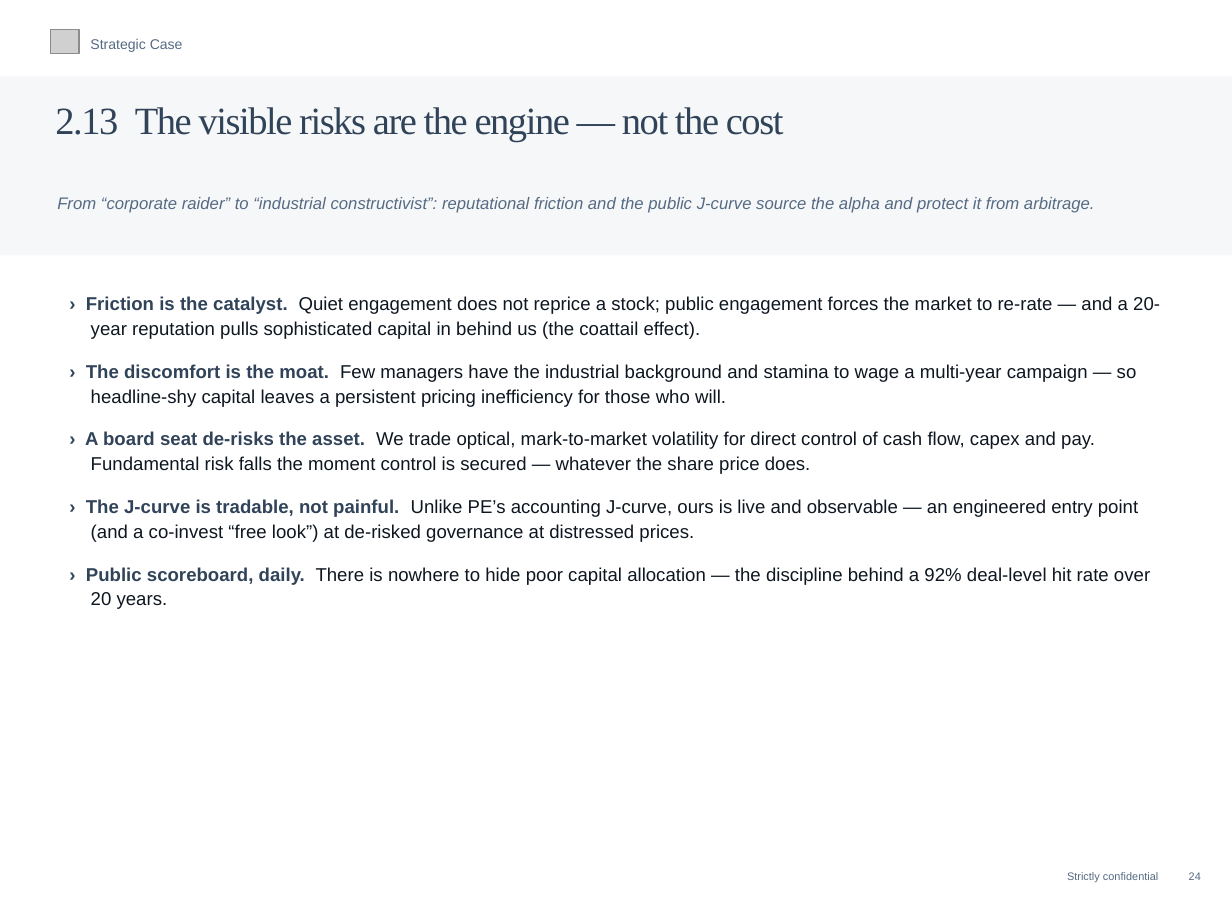
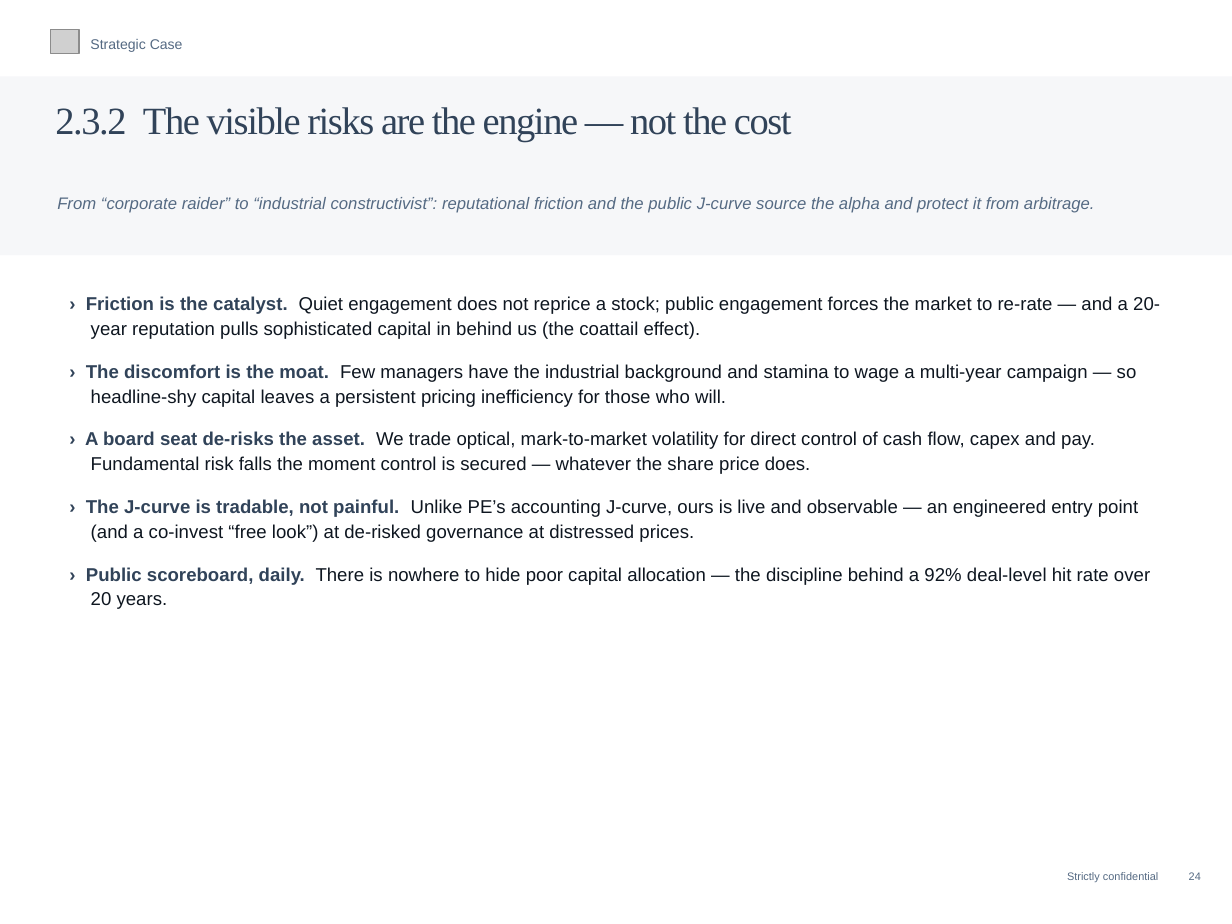
Before and after one commit to charette-lab/Claude, a slide deck: slide 27 of Athanase_Engaged_Ownership_Allocator_Deck.pptx. Drawn at 1232x924 pixels with LibreOffice and Linux fonts; fonts in the diff are those of the drawing; grey boxes stand for pictures. Boxes give left, top, right and bottom in pixels: in the first picture for what was removed or moved away, otherwise in the second. Text is boxed around its words. In the diff, an @@ line names an element or a change of style, - is before the commit and + after.

```diff
--- a/Athanase_Engaged_Ownership_Allocator_Deck.pptx
+++ b/Athanase_Engaged_Ownership_Allocator_Deck.pptx
@@ text at (55,107,792,142): text changed @@
-2.13 The visible risks are the engine — not the cost
+2.3.2 The visible risks are the engine — not the cost
```
Also in this commit, not shown: 32 other slides changed, 1 other file.
